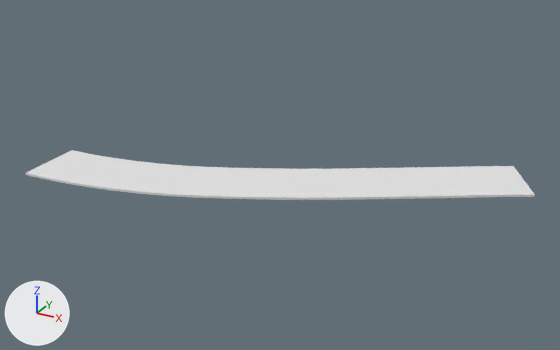
What one commit did to the FBX model Tools/UnrealMapExporter/ExportedMeshes/SM_Road_01.fbx.
Camera for both pictures: a 50 mm lens placed at (74.2, -137.6, 68.4), pointed at (-1.1, -0.7, -0.1). Lighting does not change. The marker at lower left points along +X, +Y and +Z. The older version comes first. Where no turn or scale is listed for an object, it has been applied to the vertices.

The scene before the commit, as lines of its bpy script (objects in view):
```python
mat_mi_road = principled_material('MI_Road')
mat_mi_road.base_color = (0.8, 0.8, 0.8)  # white #e7e7e7
mat_mi_road.roughness = 0.553
me_sm_road_01 = bpy.data.meshes.new('SM_Road_01')
me_sm_road_01.from_pydata(...)  # 84 vertices, 160 faces; spans x -50.2..50.2, y -27.7..27.7, z 0.0..0.5
me_sm_road_01.materials.append(mat_mi_road)  # white #e7e7e7
ob_sm_road_01 = bpy.data.objects.new('SM_Road_01', me_sm_road_01)
ob_sm_road_01.location = (0.0, 0.0, 0.0)
```
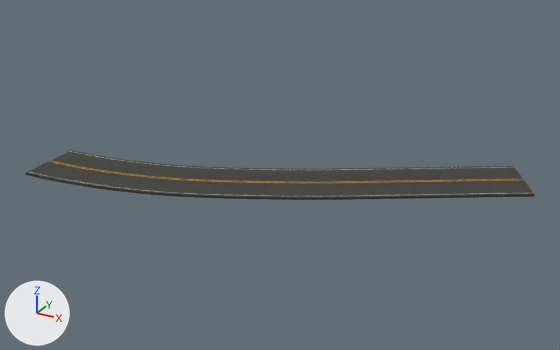
Location of each change, (x1, y1, x2, y2) in pixels of the pictures (560 x 350 px):
'SM_Road_01', surface changed (white to grey): (26, 150, 535, 200) in both

The edits, one by one:
Picture 'MI_Road_BaseColor_0.png' (img_mi_road_basecolor_0_png) is new.
In material 'MI_Road' (mat_mi_road), base_color is no longer (0.8, 0.8, 0.8), white #e7e7e7.
In material 'MI_Road' (mat_mi_road), texture is now set to img_mi_road_basecolor_0_png, with its transparency.
